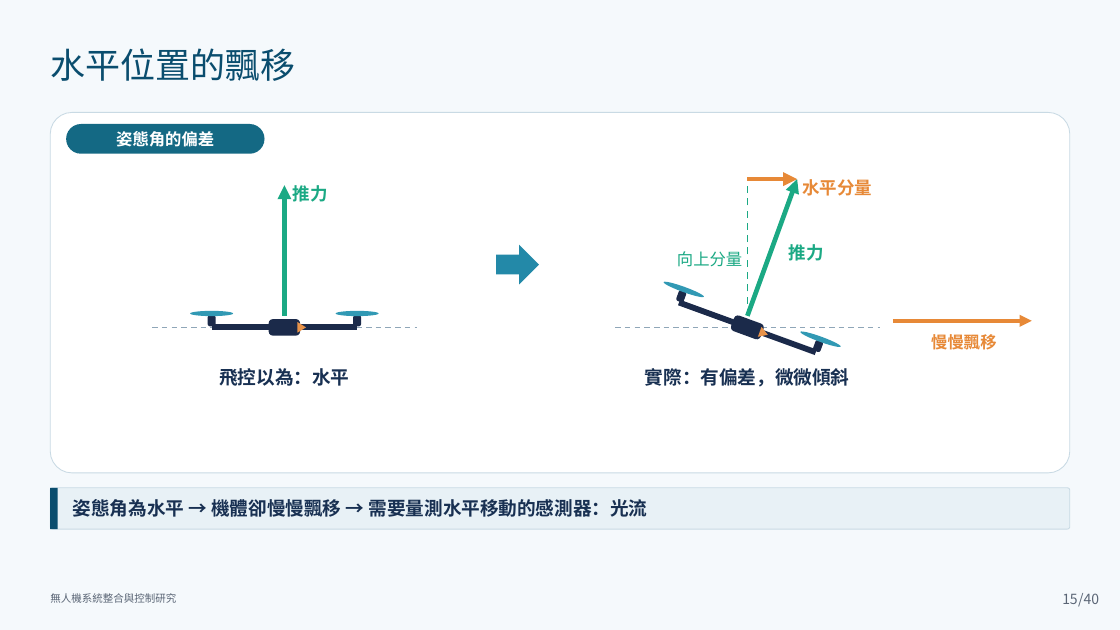
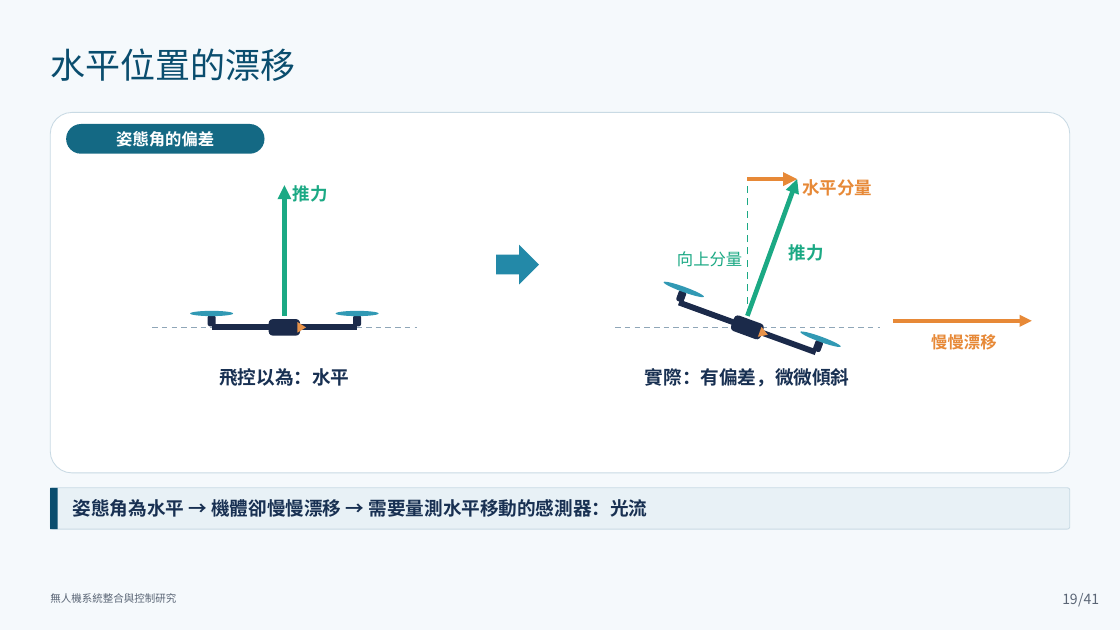
Before and after one commit to lingken1028/-, a slide deck: slide 19 of 無人機系統整合與控制研究_口試簡報 2.pptx (slide 15 before the commit). Drawn at 1120x630 pixels with LibreOffice and Linux fonts; fonts in the diff are those of the drawing. Boxes give left, top, right and bottom in pixels: in the first picture for what was removed or moved away, otherwise in the second. Text is boxed around its words. In the diff, an @@ line names an element or a change of style, - is before the commit and + after.

```diff
--- a/無人機系統整合與控制研究_口試簡報 2.pptx
+++ b/無人機系統整合與控制研究_口試簡報 2.pptx
@@ text at <box>50,48,295,81</box>: text changed @@
-水平位置的飄移
+水平位置的漂移
@@ text at <box>931,334,996,350</box>: text changed @@
-慢慢飄移
+慢慢漂移
@@ text at <box>73,496,648,521</box>: text changed @@
-姿態角為水平 → 機體卻慢慢飄移 → 需要量測水平移動的感測器：光流
+姿態角為水平 → 機體卻慢慢漂移 → 需要量測水平移動的感測器：光流
@@ page number at <box>1062,593,1078,604</box>: text changed @@
-15
+19
@@ text at <box>1078,593,1099,607</box>: text changed @@
-/40
+/41
```
Also in this commit, not shown: 82 other slides changed, 2 slides added.
